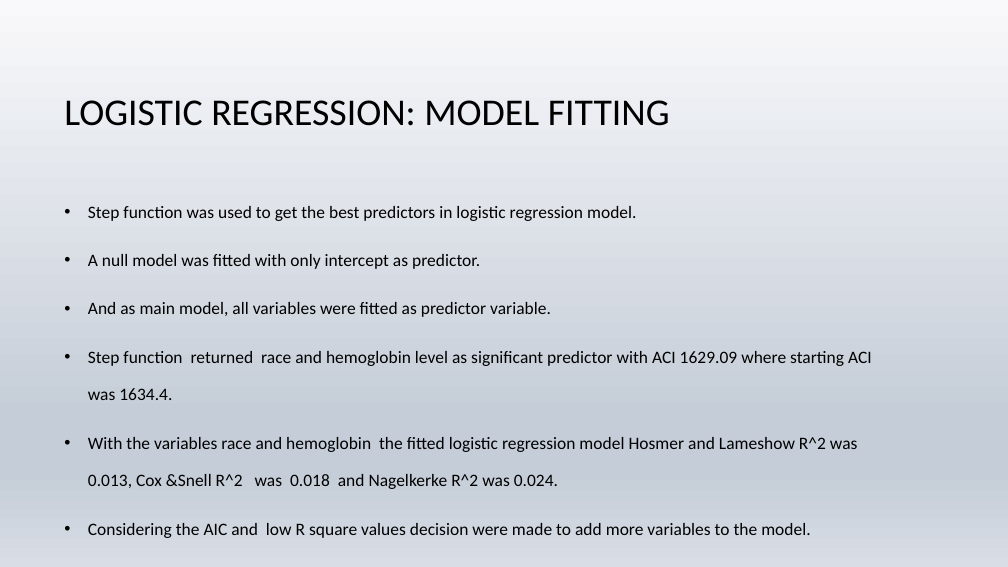
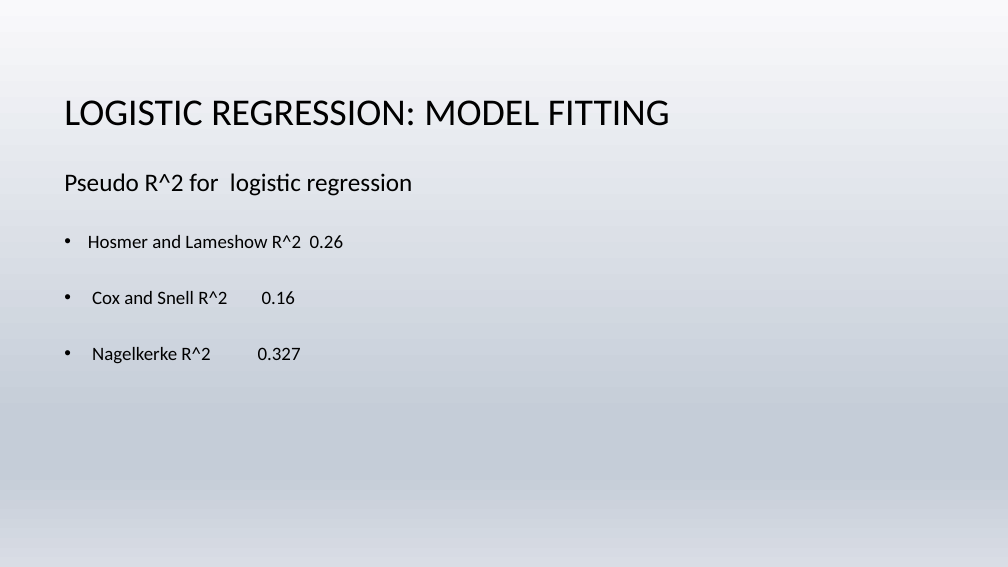
Before and after one commit to tanzirhasan/Readmission, a slide deck: slide 35 of 30_day_readmission.pptx (slide 30 before the commit). Drawn at 1008x567 pixels with LibreOffice and Linux fonts; fonts in the diff are those of the drawing; background and template pictures are left out. Boxes give left, top, right and bottom in pixels: in the first picture for what was removed or moved away, otherwise in the second. Text is boxed around its words. In the diff, an @@ line names an element or a change of style, - is before the commit and + after.

Commit message:
Updated ppt

```diff
--- a/30_day_readmission.pptx
+++ b/30_day_readmission.pptx
@@ text at bbox=[64, 173, 413, 364]: text changed; size 16.6 to 18 pt @@
-• Step function was used to get the best predictors in logistic regression model.
-• A null model was fitted with only intercept as predictor.
-• And as main model, all variables were fitted as predictor variable.
-• Step function returned race and hemoglobin level as significant predictor with ACI 1629.09 where starting ACI was 1634.4.
-• With the variables race and hemoglobin the fitted logistic regression model Hosmer and Lameshow R^2 was 0.013, Cox &Snell R^2 was 0.018 and Nagelkerke R^2 was 0.024.
-• Considering the AIC and low R square values decision were made to add more variables to the model.
+Pseudo R^2 for logistic regression
+• Hosmer and Lameshow R^2 0.26
+• Cox and Snell R^2 0.16
+• Nagelkerke R^2 0.327
```
Also in this commit, not shown: 3 other slides changed, 6 slides added.
